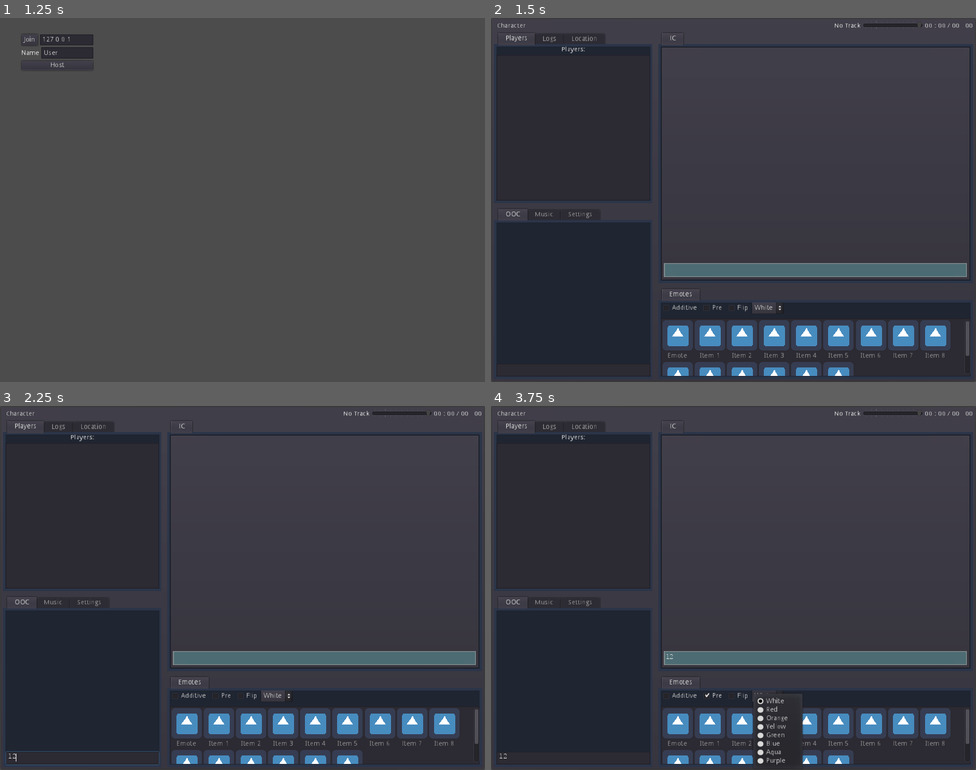
Above: before the commit, frames 1-4 (two rows, left to right).
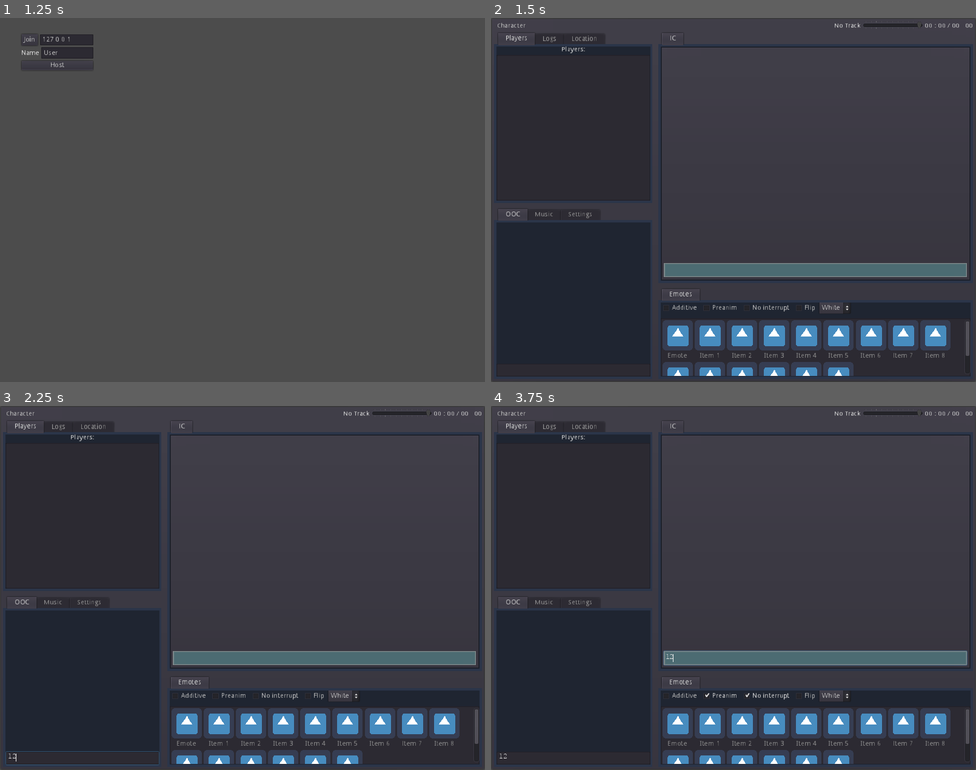
Above: after the commit, the same moments.

Repository: Crystalwarrior/GodotAO
Game: Godot game, scene res://MainMenu.tscn
The game is run twice, just before and just after one commit, with the same random seed, the same clock (stepped at 60 frames per second) and the same inputs. The engine's default icon, where the game draws it, is replaced by a stand-in: a white triangle on a blue panel in a dark square. Sound files missing from this copy of the repository are replaced by a short silence.
Inputs (mouse positions are in pixels of both pictures, inside the frame that each line leads up to):
- Up to frame 1 (1.25 s): tap Enter at 0.5 s
- Up to frame 2 (1.5 s): click "Host" at 1.25 s
- Up to frame 3 (2.25 s): click (82, 759) at 2.02 s; type "12" at 2.1 s
- Up to frame 4 (3.75 s): click (815, 657) at 2.25 s; type "12" at 2.33 s; click "Pre" (after the commit: "Preanim") at 2.75 s; click (767, 697) at 3.5 s, where only the run after the commit has a clickable "No interrupt"

Frame 1 is identical in both runs. In frame 2, 0.3% of the frame differs, in the area x 47-74%, y 78-82%; in frame 3, 0.3%; in frame 4, 1.7%, in the area x 35-99%, y 67-99%.
Error in both runs: Unable to iterate on object of type 'Nil'. (res://CharacterMenu.gd:9)

Commit message:
Added no interrupt
Added no interrupt function and checkbox, when it's checked message text not gonna wait for pre animations

Diff:
--- a/ChatRoom.gd
+++ b/ChatRoom.gd
@@ -9,6 +9,7 @@
 var additive_text = false
 var play_pre = false
 var flipit = false
+var no_interrupt = false
 var last_speaker = -1
 
 signal ooc_message(msg)
@@ -84,12 +85,12 @@
 	var id = get_tree().get_network_unique_id()
 	if not get_tree().is_network_server():
 		rpc_id(1, "receive_ic_message", id, msg, color, characters.get_char(character_index)["name"],
-			 current_emote, current_bg, current_pos, additive_text, play_pre, flipit)
+			 current_emote, current_bg, current_pos, additive_text, play_pre, flipit, no_interrupt)
 	else:
 		receive_ic_message(1, msg, color, characters.get_char(character_index)["name"],
-			 current_emote, current_bg, current_pos, additive_text, play_pre, flipit)
-
-remote func receive_ic_message(id, msg, color, charname, emote_index, bg_idx, pos_idx, additive, pre, flip):
+			 current_emote, current_bg, current_pos, additive_text, play_pre, flipit, no_interrupt)
+
+remote func receive_ic_message(id, msg, color, charname, emote_index, bg_idx, pos_idx, additive, pre, flip, interrupt):
 	if get_tree().is_network_server():
 		#do various checks on the vars provided and adjust as needed
 		#example: don't send ic messages to people that aren't in the same location as the speaker
@@ -102,7 +103,7 @@
 					bg_idx = i
 					break
 		for client in backgrounds.get_bg(bg_idx)["clients"]:
-			rpc_id(client, "receive_ic_message", id, msg, color, charname, emote_index, bg_idx, pos_idx, additive, pre, flip)
+			rpc_id(client, "receive_ic_message", id, msg, color, charname, emote_index, bg_idx, pos_idx, additive, pre, flip, interrupt)
 
 	var ooc_name = "Null"
 	if id != 1:
@@ -133,9 +134,9 @@
 			pre_data = characters.get_char_pre(char_idx, emote["pre"])
 
 		if emote:
-			emit_signal("ic_character", emote, flap, blink, pre_data, pre, flip)
+			emit_signal("ic_character", emote, flap, blink, pre_data, pre, flip, interrupt)
 		else:
-			emit_signal("ic_character", characters.missing, null, null, null, false, false)
+			emit_signal("ic_character", characters.missing, null, null, null, false, false, false)
 
 	emit_signal("ic_name", showname)
 	emit_signal("ic_logs", "[b]%s (%s)[/b]: %s" % [showname, ooc_name, text_parser.parse_markup(msg)])
@@ -198,3 +199,6 @@
 
 func _on_Options_flip(toggle):
 	flipit = toggle
+
+func _on_Options_no_interrupt(toggle):
+	no_interrupt = toggle
--- a/ChatRoom.tscn
+++ b/ChatRoom.tscn
@@ -318,12 +318,11 @@
 
 [node name="Tree" type="Tree" parent="PanelContainer/MainWindow/MainView/Left/Info2/Music"]
 margin_right = 324.0
-margin_bottom = 325.0
+margin_bottom = 297.0
 size_flags_vertical = 3
 script = ExtResource( 16 )
 
 [node name="URLBox" type="HBoxContainer" parent="PanelContainer/MainWindow/MainView/Left/Info2/Music"]
-visible = false
 margin_top = 301.0
 margin_right = 324.0
 margin_bottom = 325.0
@@ -353,7 +352,6 @@
 script = ExtResource( 18 )
 
 [node name="VolumeBlips" type="HBoxContainer" parent="PanelContainer/MainWindow/MainView/Left/Info2/Settings"]
-editor/display_folded = true
 margin_right = 324.0
 margin_bottom = 16.0
 alignment = 2
@@ -375,11 +373,13 @@
 margin_right = 324.0
 margin_bottom = 16.0
 rect_min_size = Vector2( 216, 0 )
+focus_mode = 0
 max_value = 1.0
 step = 0.001
 value = 1.0
 tick_count = 11
 ticks_on_borders = true
+focus_mode = 0
 
 [node name="VolumeSFX" type="HBoxContainer" parent="PanelContainer/MainWindow/MainView/Left/Info2/Settings"]
 editor/display_folded = true
@@ -639,7 +639,7 @@
 scroll_vertical_enabled = false
 
 [node name="Options" type="HBoxContainer" parent="PanelContainer/MainWindow/MainView/Right/Info4/Emotes/ScrollContainer"]
-margin_right = 272.0
+margin_right = 414.0
 margin_bottom = 24.0
 rect_clip_content = true
 script = ExtResource( 23 )
@@ -654,24 +654,32 @@
 
 [node name="PreButton" type="CheckBox" parent="PanelContainer/MainWindow/MainView/Right/Info4/Emotes/ScrollContainer/Options"]
 margin_left = 85.0
-margin_right = 134.0
+margin_right = 166.0
 margin_bottom = 24.0
 hint_tooltip = "Play pre animation"
 focus_mode = 0
 enabled_focus_mode = 0
-text = "Pre"
+text = "Preanim"
+
+[node name="NoInterruptButton" type="CheckBox" parent="PanelContainer/MainWindow/MainView/Right/Info4/Emotes/ScrollContainer/Options"]
+margin_left = 170.0
+margin_right = 276.0
+margin_bottom = 24.0
+focus_mode = 0
+enabled_focus_mode = 0
+text = "No interrupt"
 
 [node name="FlipButton" type="CheckBox" parent="PanelContainer/MainWindow/MainView/Right/Info4/Emotes/ScrollContainer/Options"]
-margin_left = 138.0
-margin_right = 189.0
+margin_left = 280.0
+margin_right = 331.0
 margin_bottom = 24.0
 focus_mode = 0
 enabled_focus_mode = 0
 text = "Flip"
 
 [node name="OptionButton" type="OptionButton" parent="PanelContainer/MainWindow/MainView/Right/Info4/Emotes/ScrollContainer/Options"]
-margin_left = 193.0
-margin_right = 272.0
+margin_left = 335.0
+margin_right = 414.0
 margin_bottom = 24.0
 hint_tooltip = "Set the default color of your text
 (note: \"Logs\" only recognizes color codes (such as \\w or \\c3), otherwise text will remain white."
@@ -726,9 +734,11 @@
 [connection signal="additive_text" from="PanelContainer/MainWindow/MainView/Right/Info4/Emotes/ScrollContainer/Options" to="." method="_on_Options_additive_text"]
 [connection signal="color_changed" from="PanelContainer/MainWindow/MainView/Right/Info4/Emotes/ScrollContainer/Options" to="PanelContainer/MainWindow/MainView/Right/Info3/IC/Say" method="_on_Options_color_changed"]
 [connection signal="flip" from="PanelContainer/MainWindow/MainView/Right/Info4/Emotes/ScrollContainer/Options" to="." method="_on_Options_flip"]
+[connection signal="no_interrupt" from="PanelContainer/MainWindow/MainView/Right/Info4/Emotes/ScrollContainer/Options" to="." method="_on_Options_no_interrupt"]
 [connection signal="pre_animation" from="PanelContainer/MainWindow/MainView/Right/Info4/Emotes/ScrollContainer/Options" to="." method="_on_Options_pre_animation"]
 [connection signal="toggled" from="PanelContainer/MainWindow/MainView/Right/Info4/Emotes/ScrollContainer/Options/AdditiveButton" to="PanelContainer/MainWindow/MainView/Right/Info4/Emotes/ScrollContainer/Options" method="_on_AdditiveButton_toggled"]
 [connection signal="toggled" from="PanelContainer/MainWindow/MainView/Right/Info4/Emotes/ScrollContainer/Options/PreButton" to="PanelContainer/MainWindow/MainView/Right/Info4/Emotes/ScrollContainer/Options" method="_on_Pre_toggled"]
+[connection signal="toggled" from="PanelContainer/MainWindow/MainView/Right/Info4/Emotes/ScrollContainer/Options/NoInterruptButton" to="PanelContainer/MainWindow/MainView/Right/Info4/Emotes/ScrollContainer/Options" method="_on_NoInterruptButton_toggled"]
 [connection signal="toggled" from="PanelContainer/MainWindow/MainView/Right/Info4/Emotes/ScrollContainer/Options/FlipButton" to="PanelContainer/MainWindow/MainView/Right/Info4/Emotes/ScrollContainer/Options" method="_on_Flip_toggled"]
 [connection signal="item_selected" from="PanelContainer/MainWindow/MainView/Right/Info4/Emotes/ScrollContainer/Options/OptionButton" to="PanelContainer/MainWindow/MainView/Right/Info4/Emotes/ScrollContainer/Options" method="_on_OptionButton_item_selected"]
 [connection signal="emote_selected" from="PanelContainer/MainWindow/MainView/Right/Info4/Emotes/Emotes" to="PanelContainer/MainWindow/MainView/Right/Info3/IC/Say" method="_on_emote_selected"]
--- a/Options.gd
+++ b/Options.gd
@@ -4,6 +4,7 @@
 signal additive_text(toggle)
 signal pre_animation(toggle)
 signal flip(toggle)
+signal no_interrupt(toggle)
 
 onready var additive_button: CheckBox = $AdditiveButton as CheckBox
 onready var option_button: OptionButton = $OptionButton as OptionButton
@@ -44,3 +45,7 @@
 
 func _on_Flip_toggled(button_pressed):
 	emit_signal("flip", button_pressed)
+
+
+func _on_NoInterruptButton_toggled(button_pressed):
+	emit_signal("no_interrupt", button_pressed)
--- a/View.gd
+++ b/View.gd
@@ -112,12 +112,13 @@
 func _toggle_Pre(status):
 	play_pre = status
 
-func _on_Main_ic_character(emote, flap_data, blink_data, pre_data, play_pre, set_flip):
+func _on_Main_ic_character(emote, flap_data, blink_data, pre_data, play_pre, set_flip, interrupt):
 	if pre_data != null and play_pre == true:
 		emoteHolder = [emote, flap_data, blink_data]
 		emote = pre_data
 		pre = true
-		emit_signal("toggle_pre", true)
+		if interrupt == false:
+			emit_signal("toggle_pre", true)
 	else:
 		emit_signal("toggle_pre", false)
 	flip = set_flip
@@ -238,7 +239,7 @@
 func _anim(object):
 	# Check if the current frame declared as a string
 	if typeof(object.current_frames[frame_counter]) == 4:
-		if object.cycle_number == 0 && object.played == false:
+		if object.cycle_number == 0 and object.played == false:
 			object.current_frame =  int(object.current_frames[object.frame_counter].split("-")[0])
 			object.cycle_number = int(object.current_frames[object.frame_counter].split("-")[1]) - int(object.current_frames[object.frame_counter].split("-")[0])
 			object.played = true
@@ -269,8 +270,7 @@
 	if object.frame_counter == object.current_frames.size()-1 and object.cycle_number == 0:
 		if object.name == "character" and pre == true:
 			pre = false
-#			emit_signal("toggle_pre", false)
-			_on_Main_ic_character(emoteHolder[0], emoteHolder[1], emoteHolder[2], null, false, flip)
+			_on_Main_ic_character(emoteHolder[0], emoteHolder[1], emoteHolder[2], null, false, flip, false)
 		if object.current_loop == true and object.played == true:
 			object.frame_counter = 0
 			object.cycle_number = 0
